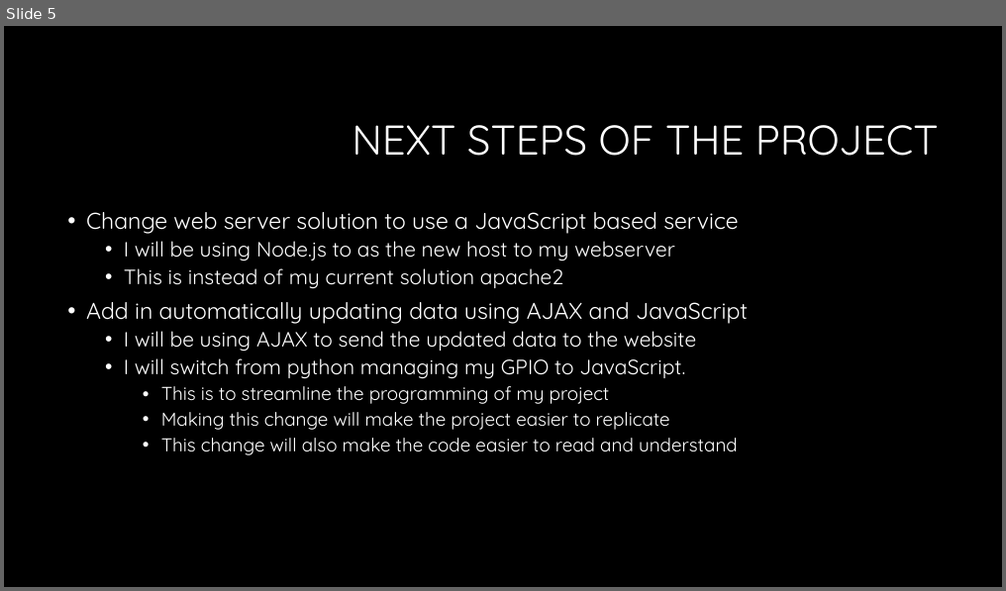
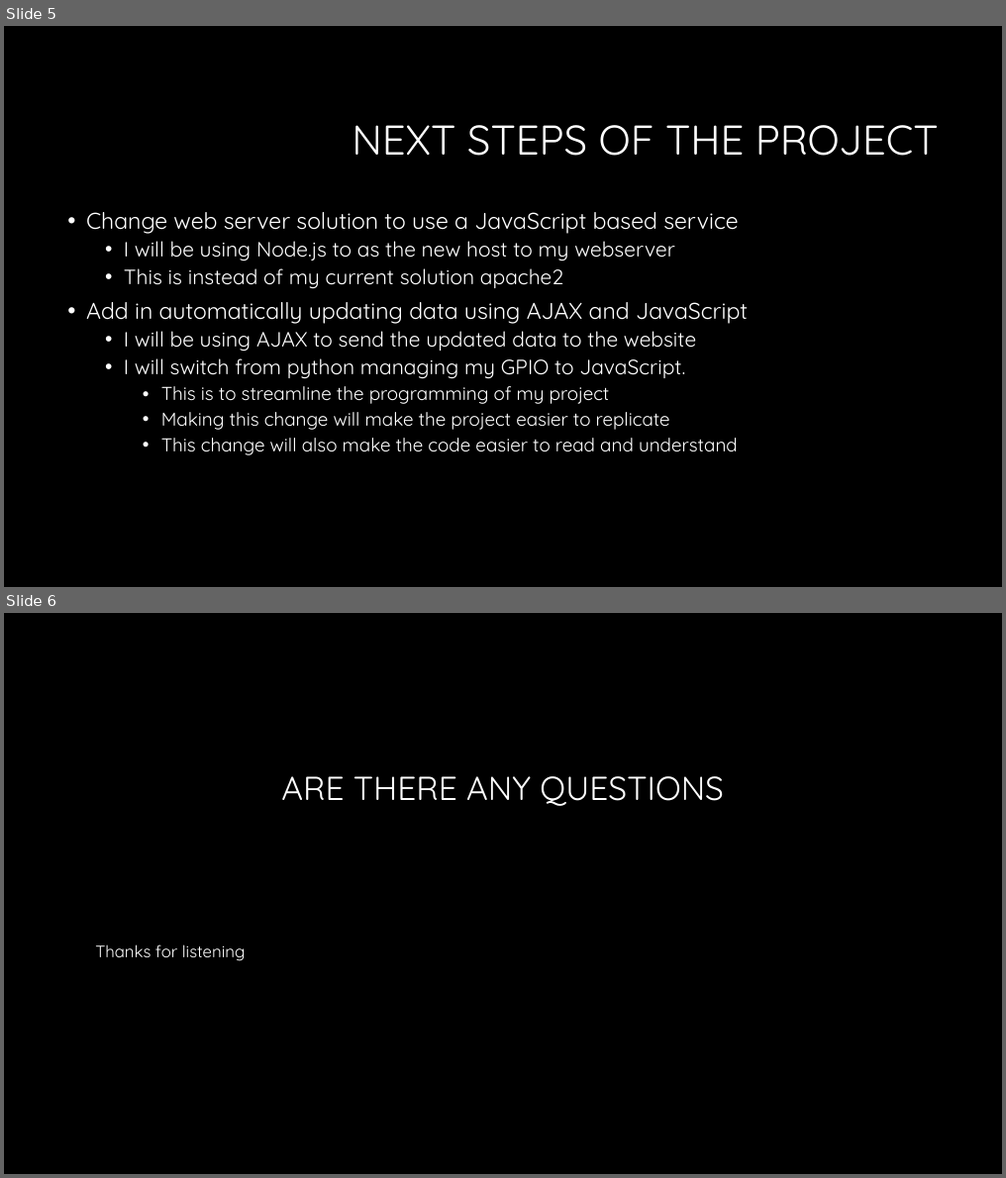
Before and after one commit to mattking976/Final-Year-Work, a slide deck: Final-Year-Project/Presentations/Assessed Progress presentation.pptx. Shown one above the other, each under a label of ours: slide 5 before the commit, slides 5 and 6 after it. The pictures are 1006x591 and 1006x1178 pixels, drawn with LibreOffice and Linux fonts; fonts in the diff are those of the drawing; background and template pictures are left out. Boxes give left, top, right and bottom in pixels: in the first picture for what was removed or moved away, otherwise in the second. Text is boxed around its words. In the diff, an @@ line names an element or a change of style, - is before the commit and + after.

Commit message:
finished presentation

```diff
--- a/Final-Year-Project/Presentations/Assessed Progress presentation.pptx
+++ b/Final-Year-Project/Presentations/Assessed Progress presentation.pptx
@@ slide 6 added at [4,613,1002,1174], background #000000 @@
@@ title added at [281,776,724,806], 32 pt, text #FFFFFF @@
+ARE THERE ANY QUESTIONS
@@ text added at [95,945,246,961], 16 pt, text #FFFFFF @@
+Thanks for listening
```
Also in this commit, not shown: 1 other file.
